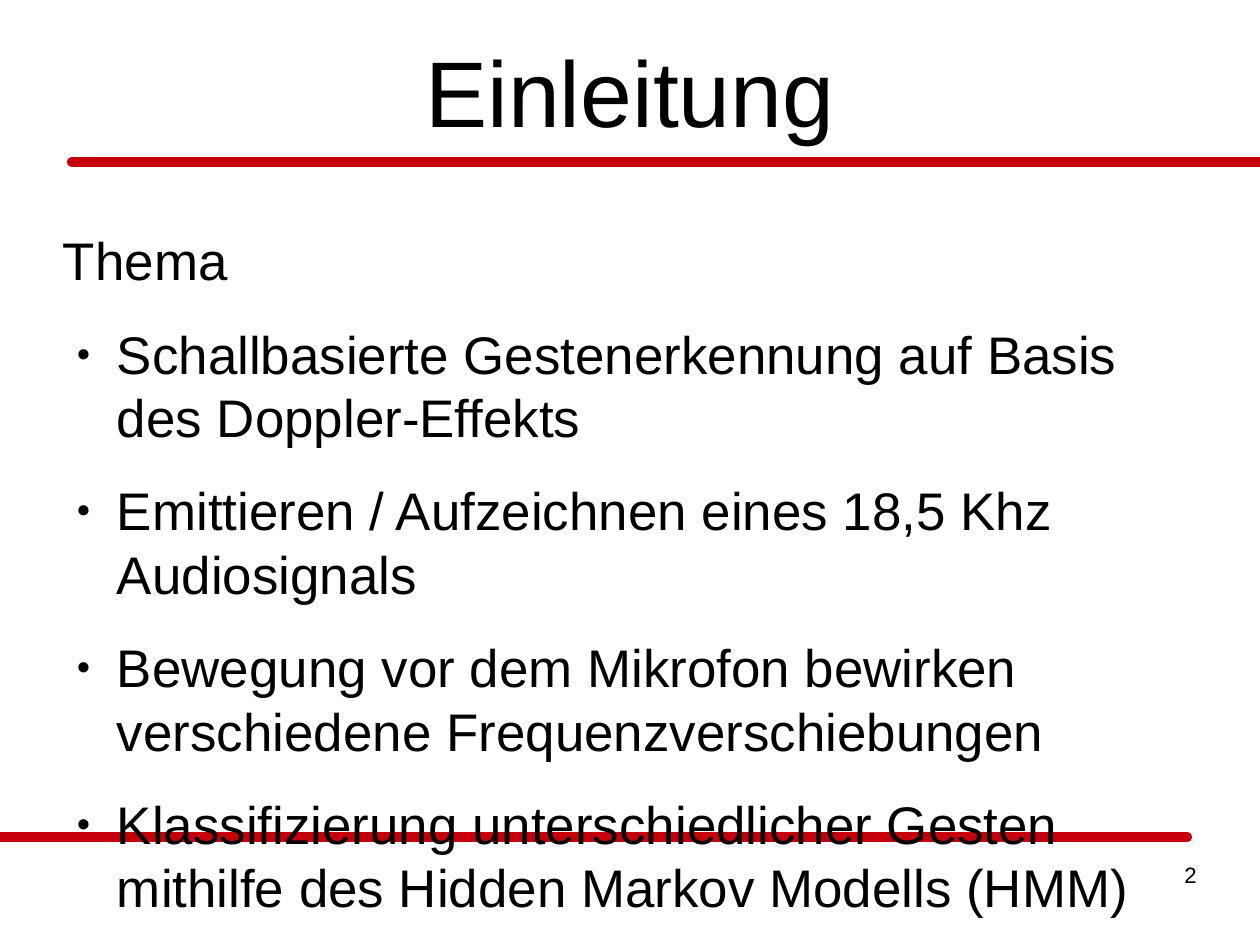
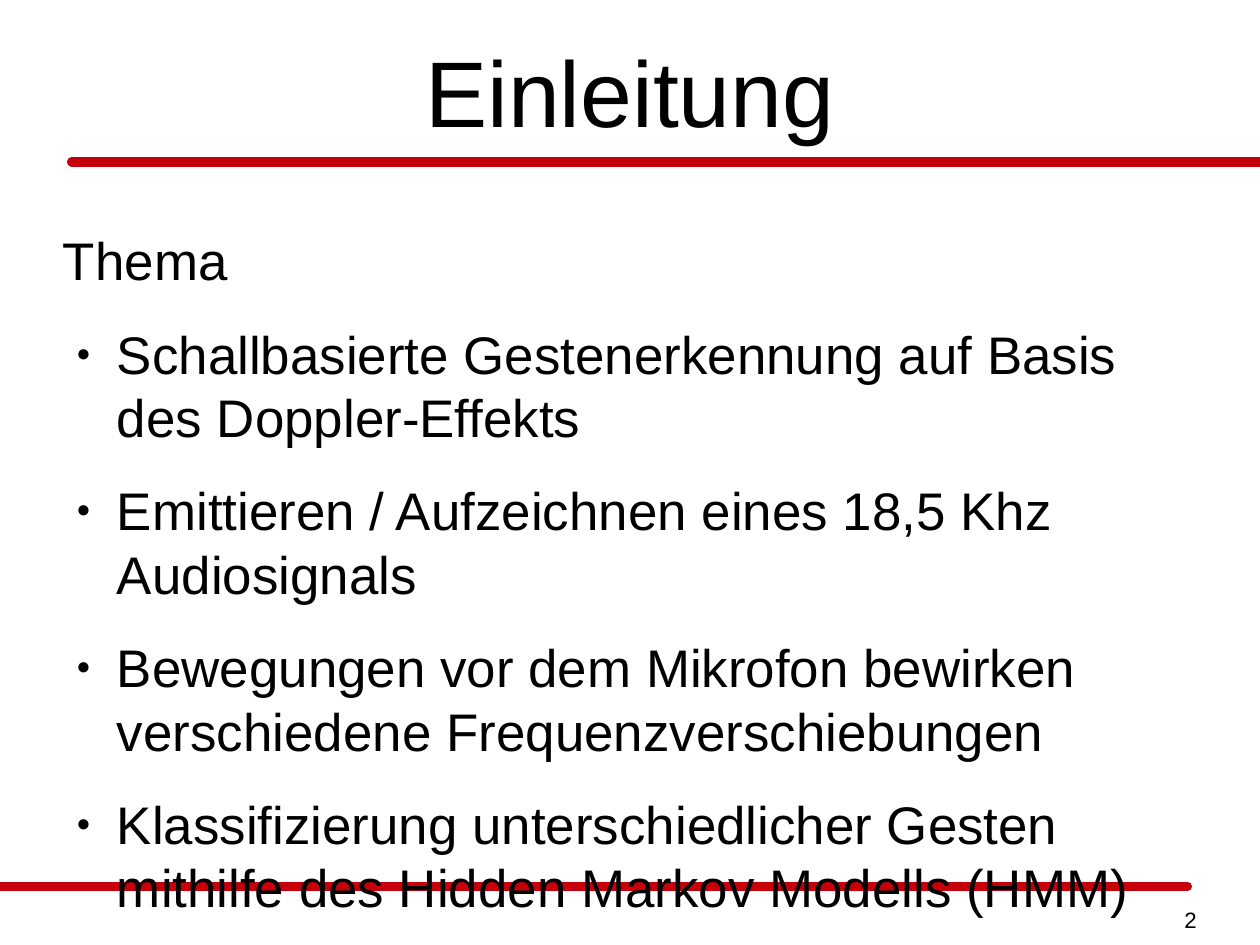
Before and after one commit to daandres/ml_soundwave_doppler_effect, a slide deck: slide 2 of praesentation/hmm/praesentation_ml_hmm_pasler_rieder.odp. Drawn at 1260x945 pixels with LibreOffice and Linux fonts; fonts in the diff are those of the drawing. Boxes give left, top, right and bottom in pixels: in the first picture for what was removed or moved away, otherwise in the second. Text is boxed around its words. In the diff, an @@ line names an element or a change of style, - is before the commit and + after.

```diff
--- a/praesentation/hmm/praesentation_ml_hmm_pasler_rieder.odp
+++ b/praesentation/hmm/praesentation_ml_hmm_pasler_rieder.odp
@@ text at <box>117,648,1075,761</box>: text changed @@
-● Bewegung vor dem Mikrofon bewirken verschiedene Frequenzverschiebungen
+● Bewegungen vor dem Mikrofon bewirken verschiedene Frequenzverschiebungen
@@ rectangle: place and size @@
-rectangle at <box>0,837,1188,837</box>
+rectangle at <box>0,887,1188,887</box>
@@ page number: place and size @@
-page number at <box>1184,867,1196,883</box>
+page number at <box>1184,912,1196,928</box>
```
Also in this commit, not shown: 8 other slides changed, 5 slides added, 3 slides removed, 1 other file.
